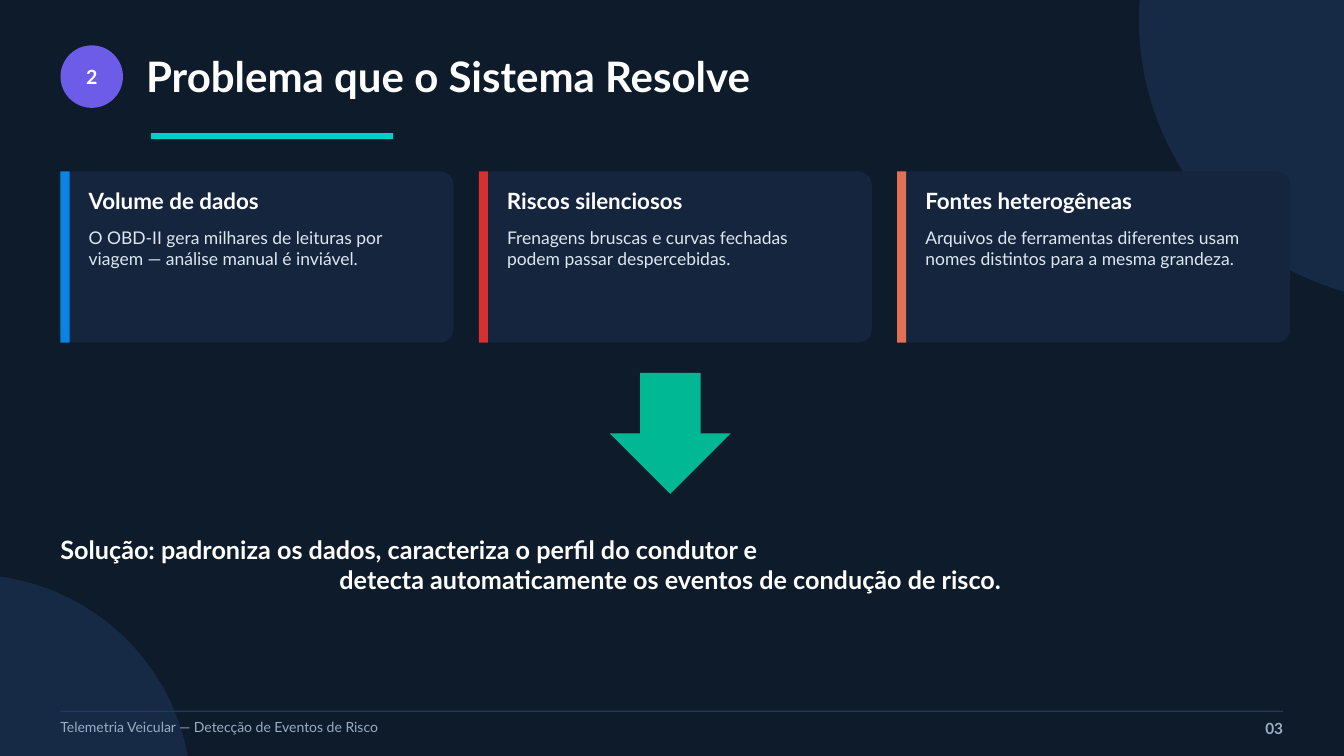
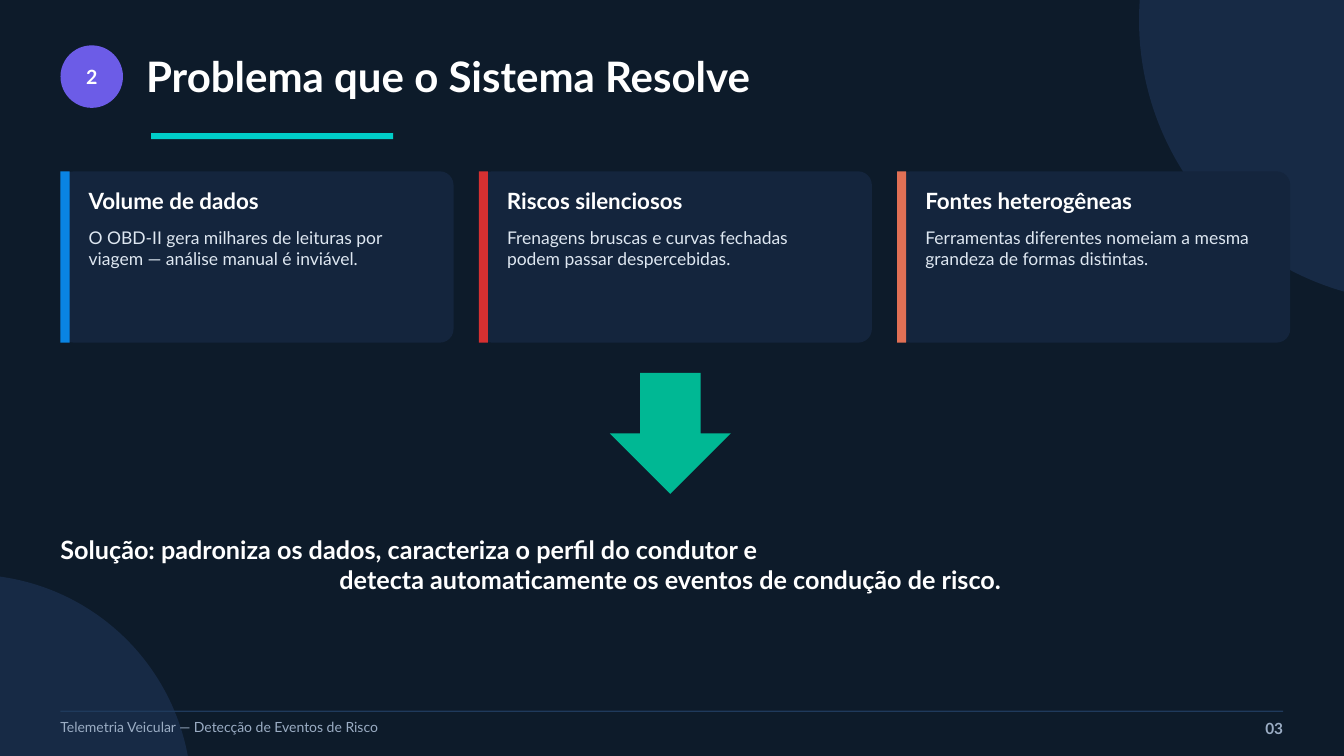
Before and after one commit to joaomauricio22/sensores-iot, a slide deck: slide 3 of apresentacao/slides_pav.pptx. Drawn at 1344x756 pixels with LibreOffice and Linux fonts; fonts in the diff are those of the drawing. Boxes give left, top, right and bottom in pixels: in the first picture for what was removed or moved away, otherwise in the second. Text is boxed around its words. In the diff, an @@ line names an element or a change of style, - is before the commit and + after.

Commit message:
Atualiza slides e guias para o novo modelo (usuário/rota) com capturas da interface

```diff
--- a/apresentacao/slides_pav.pptx
+++ b/apresentacao/slides_pav.pptx
@@ text at bbox=[925, 231, 1249, 268]: text changed @@
-Arquivos de ferramentas diferentes usam nomes distintos para a mesma grandeza.
+Ferramentas diferentes nomeiam a mesma grandeza de formas distintas.
```
Also in this commit, not shown: 7 other slides changed, 3 slides added, 1 slide removed, 10 other files.
